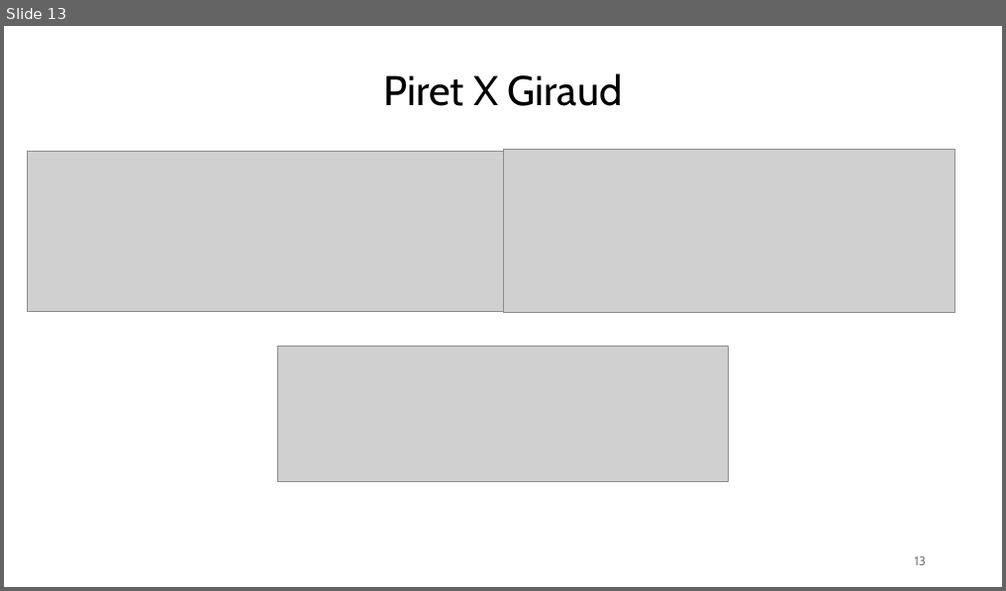
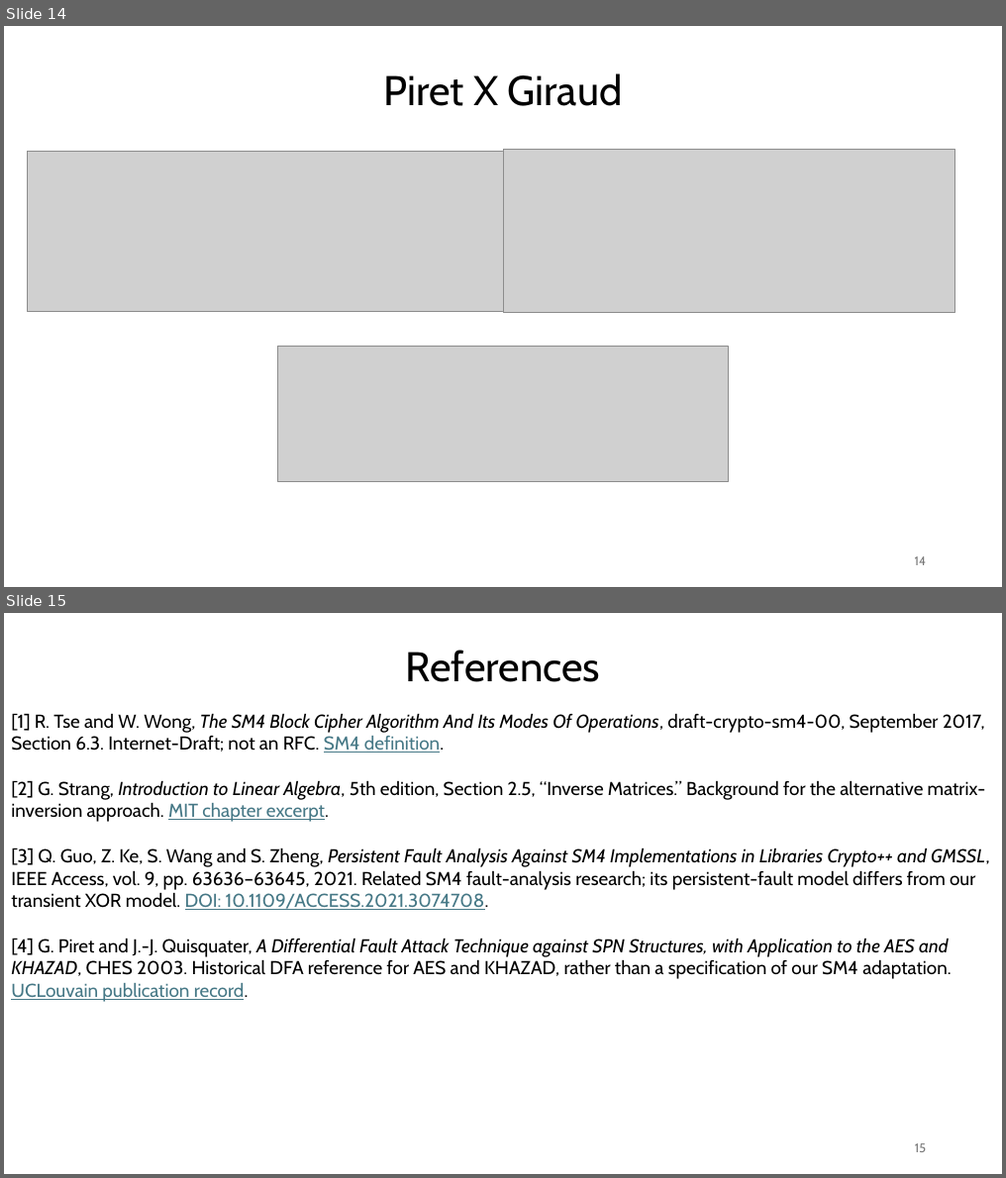
Before and after one commit to Specht1000/PFE-SM4-Fault-Injection, a slide deck: docs/Apresentation_PFE.pptx. Shown one above the other, each under a label of ours: slide 13 before the commit, slides 14 and 15 after it. The pictures are 1006x591 and 1006x1178 pixels, drawn with LibreOffice and Linux fonts; fonts in the diff are those of the drawing; grey boxes stand for pictures. Boxes give left, top, right and bottom in pixels: in the first picture for what was removed or moved away, otherwise in the second. Text is boxed around its words. In the diff, an @@ line names an element or a change of style, - is before the commit and + after.

Commit message:
Shortened the code, updated the ppt and simplified the piret sm4

```diff
--- a/docs/Apresentation_PFE.pptx
+++ b/docs/Apresentation_PFE.pptx
@@ slide 15 added at (4,613,1002,1174), background #FFFFFF @@
@@ text added at (406,650,600,682), 40 pt, text #000000 @@
+References
@@ text added at (11,713,989,1002), 18 pt, text #000000 @@
+[1] R. Tse and W. Wong, The SM4 Block Cipher Algorithm And Its Modes Of Operations, draft-crypto-sm4-00, September 2017, Section 6.3. Internet-Draft; not an RFC. SM4 definition.
+[2] G. Strang, Introduction to Linear Algebra, 5th edition, Section 2.5, “Inverse Matrices.” Background for the alternative matrix-inversion approach. MIT chapter excerpt.
+[3] Q. Guo, Z. Ke, S. Wang and S. Zheng, Persistent Fault Analysis Against SM4 Implementations in Libraries Crypto++ and GMSSL, IEEE Access, vol. 9, pp. 63636–63645, 2021. Related SM4 fault-analysis research; its persistent-fault model differs from our transient XOR model. DOI: 10.1109/ACCESS.2021.3074708.
+[4] G. Piret and J.-J. Quisquater, A Differential Fault Attack Technique against SPN Structures, with Application to the AES and KHAZAD, CHES 2003. Historical DFA reference for AES and KHAZAD, rather than a specification of our SM4 adaptation. UCLouvain publication record.
@@ page number added at (915,1144,926,1153), 12 pt, text #797979 @@
+15
@@ what was slide 13 is now slide 14 @@
@@ page number at (915,557,926,566): text changed @@
-13
+14
```
Also in this commit, not shown: 1 slide changed, 7 other slides added, 6 slides removed, 34 other files.
